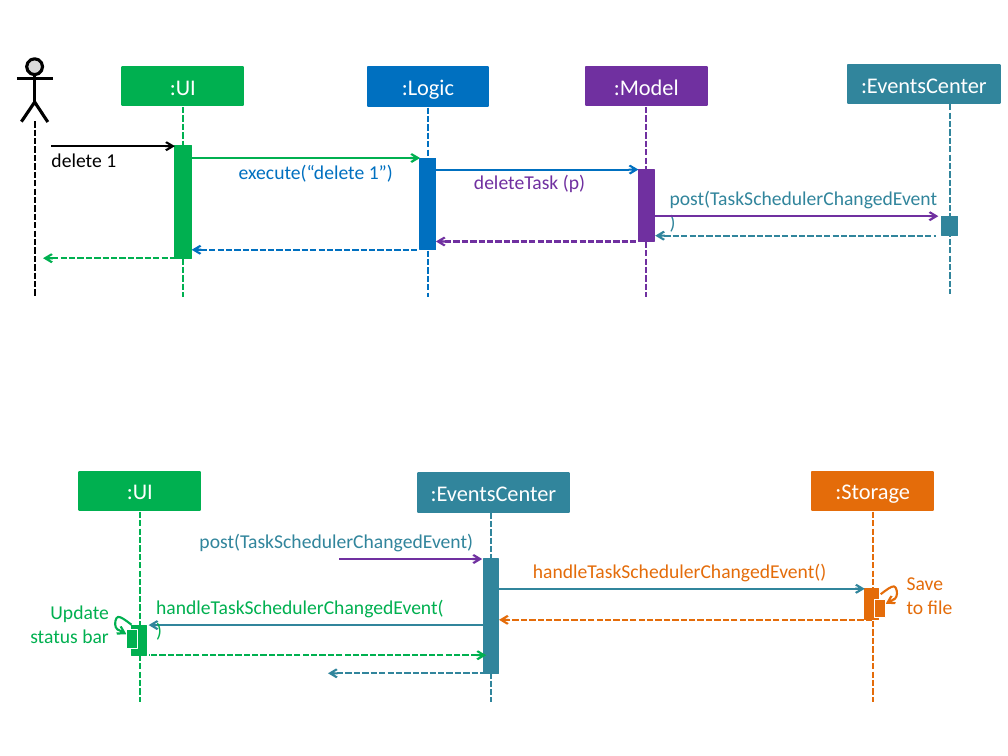
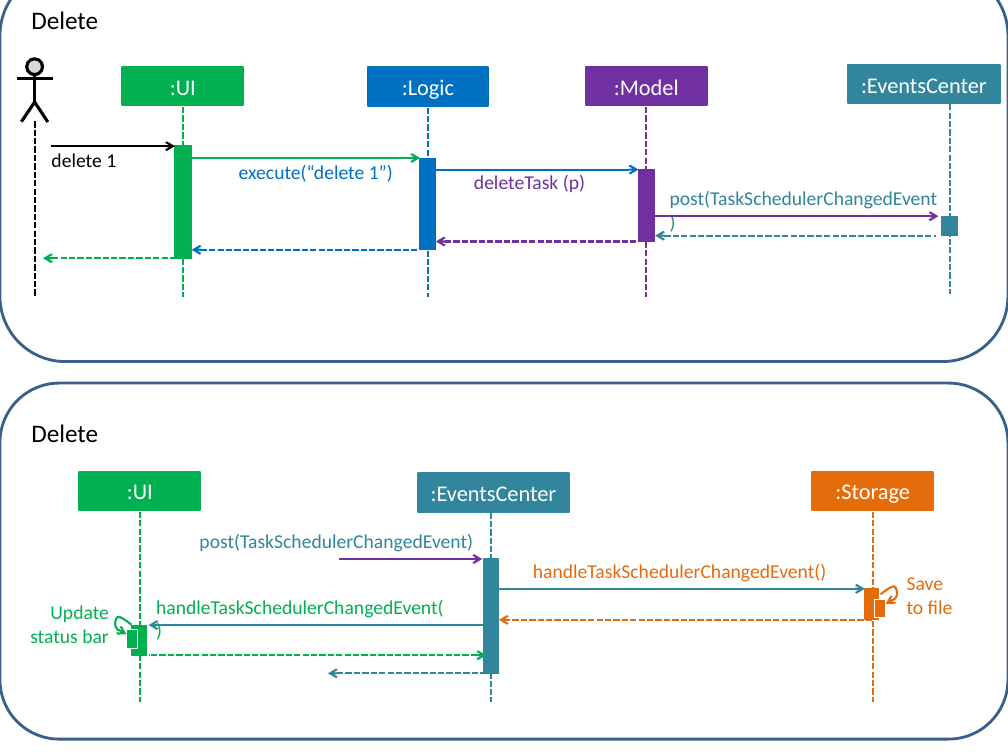
Before and after one commit to CS2103AUG2016-F09-C2/addressbook-level4, a slide deck: slide 3 of docs/diagrams/Diagrams.pptx. Drawn at 1008x756 pixels with LibreOffice and Linux fonts; fonts in the diff are those of the drawing. Boxes give left, top, right and bottom in pixels: in the first picture for what was removed or moved away, otherwise in the second. Text is boxed around its words. In the diff, an @@ line names an element or a change of style, - is before the commit and + after.

Commit message:
Add missing eventscenter in delete diagram

```diff
--- a/docs/diagrams/Diagrams.pptx
+++ b/docs/diagrams/Diagrams.pptx
@@ rounded rectangle added at (0, 0, 1008, 361), fill #FFFFFF, outline #3A5F8C 2 pt @@
@@ text added at (31, 11, 98, 29), 18 pt, text #000000 @@
+Delete
@@ rounded rectangle added at (0, 383, 1008, 739), fill #FFFFFF, outline #3A5F8C 2 pt @@
@@ text added at (31, 424, 98, 442), 18 pt, text #000000 @@
+Delete
```
Also in this commit, not shown: 1 other slide changed, 3 other files.
